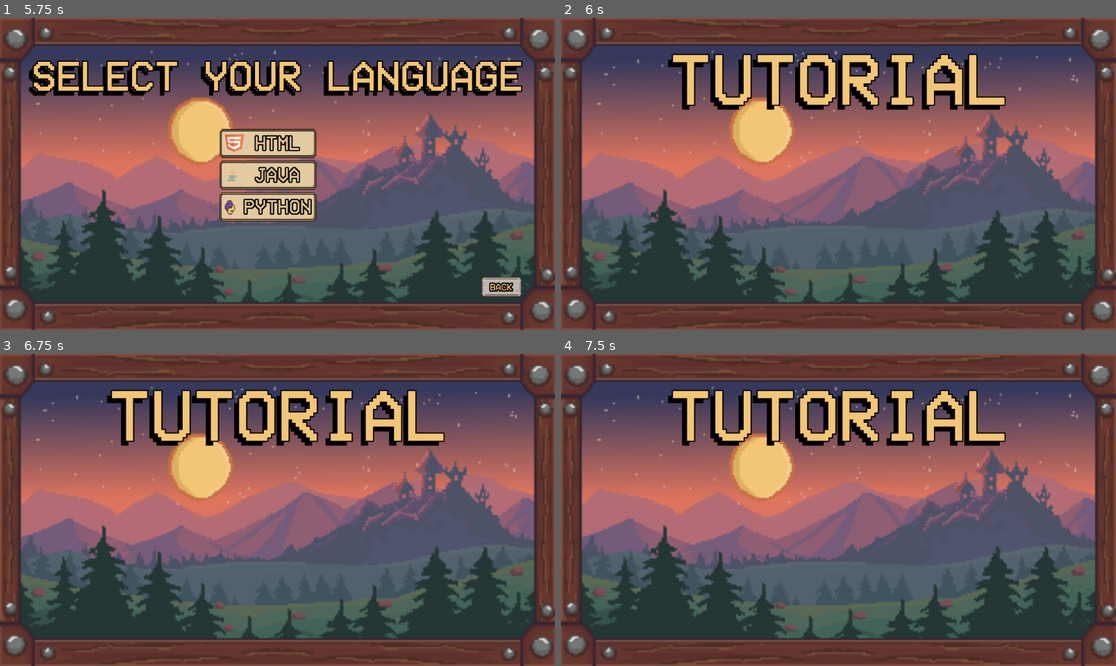
Above: before the commit, frames 1-4 (two rows, left to right).
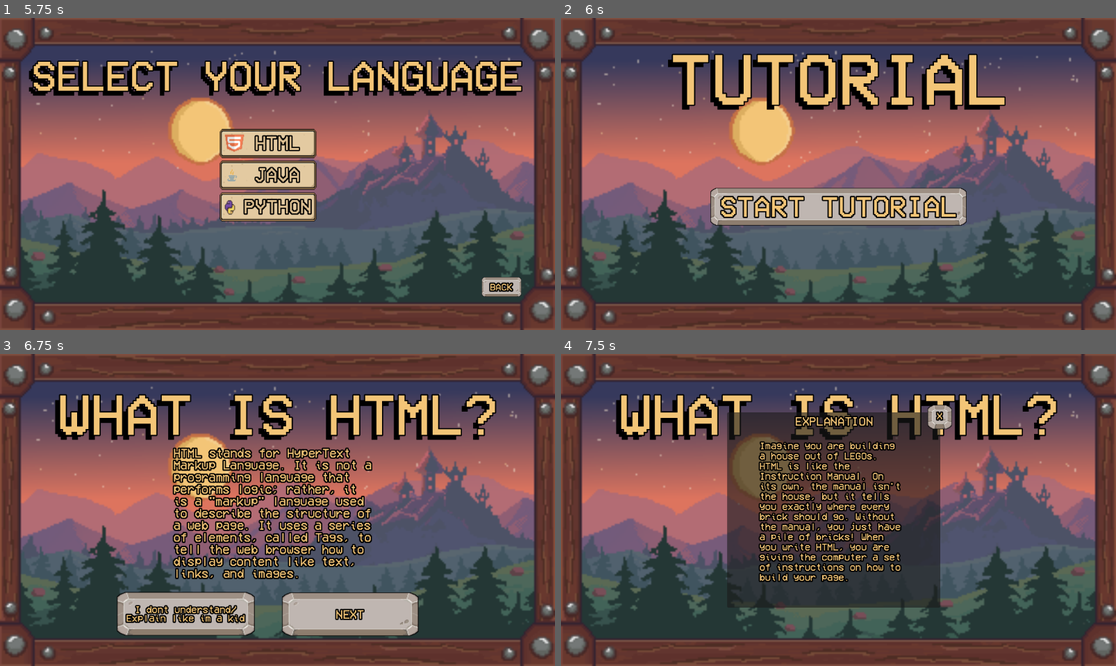
Above: after the commit, the same moments.

Repository: Russ211514/codearena
Game: Godot game, scene res://Scenes/Menu.tscn
Same seed, same stepped clock (60 frames per second), same inputs: the game is played once before the commit and once after it.
Inputs (mouse positions are in pixels of both pictures, inside the frame that each line leads up to):
- Up to frame 1 (5.75 s): click "PLAY" at 0.5 s; click "PVP BATTLE" at 1.25 s; click "PVP BATTLE" at 2 s; click "PVP BATTLE" at 2.75 s; click "BACK" at 3.5 s; click "PLAY" at 4.25 s; click "TUTORIAL" at 5 s
- Up to frame 2 (6 s): click "HTML" at 5.75 s
- Up to frame 3 (6.75 s): click (277, 541) at 6.5 s, where only the run after the commit has a clickable "START TUTORIAL"
- Up to frame 4 (7.5 s): click (744, 612) at 7.25 s, where only the run after the commit has a clickable "I dont understand/Explain lik…"

Frame 1 is identical in both runs. In frame 2, 5.6% of the frame differs, in the area x 26-74%, y 54-67%; in frame 3, 25%; in frame 4, 30%, in the area x 9-90%, y 11-82%.

Commit message:
ewan ko na pang ilan

Diff:
--- a/Scenes/Html tutorial.tscn
+++ b/Scenes/Html tutorial.tscn
@@ -1,10 +1,20 @@
-[gd_scene load_steps=4 format=3 uid="uid://dnbv0choy2tv4"]
+[gd_scene load_steps=7 format=3 uid="uid://dnbv0choy2tv4"]
 
+[ext_resource type="Script" uid="uid://g0oqdpm7dx3b" path="res://Scenes/html_tutorial.gd" id="1_etwry"]
 [ext_resource type="Texture2D" uid="uid://cchw0nrt5a14n" path="res://Art Assets/bground.png" id="1_hymq0"]
 [ext_resource type="FontFile" uid="uid://ctac5wch5ukxl" path="res://Art Assets/VCR_OSD_MONO_1.001.ttf" id="2_cuv4i"]
+[ext_resource type="Texture2D" uid="uid://buv67q5krfss" path="res://Art Assets/stonebutton.png" id="3_cuv4i"]
 
 [sub_resource type="StyleBoxTexture" id="StyleBoxTexture_etwry"]
 texture = ExtResource("1_hymq0")
+
+[sub_resource type="StyleBoxTexture" id="StyleBoxTexture_27kcv"]
+texture = ExtResource("3_cuv4i")
+texture_margin_left = 20.0
+texture_margin_top = 10.0
+texture_margin_right = 20.0
+texture_margin_bottom = 15.0
+region_rect = Rect2(67.867714, 53.897186, 184.20135, 72.21155)
 
 [node name="Control" type="Control"]
 layout_mode = 3
@@ -13,6 +23,7 @@
 anchor_bottom = 1.0
 grow_horizontal = 2
 grow_vertical = 2
+script = ExtResource("1_etwry")
 
 [node name="Panel" type="Panel" parent="."]
 layout_mode = 1
@@ -48,3 +59,28 @@
 text = "TUTORIAL"
 horizontal_alignment = 1
 vertical_alignment = 1
+
+[node name="Start" type="Button" parent="."]
+layout_mode = 1
+anchors_preset = 8
+anchor_left = 0.5
+anchor_top = 0.5
+anchor_right = 0.5
+anchor_bottom = 0.5
+offset_left = -184.0
+offset_top = 37.0
+offset_right = 184.0
+offset_bottom = 98.0
+grow_horizontal = 2
+grow_vertical = 2
+theme_override_colors/font_color = Color(0.9529412, 0.77254903, 0.46666667, 1)
+theme_override_constants/outline_size = 10
+theme_override_fonts/font = ExtResource("2_cuv4i")
+theme_override_font_sizes/font_size = 60
+theme_override_styles/normal = SubResource("StyleBoxTexture_27kcv")
+theme_override_styles/pressed = SubResource("StyleBoxTexture_27kcv")
+theme_override_styles/hover = SubResource("StyleBoxTexture_27kcv")
+theme_override_styles/disabled = SubResource("StyleBoxTexture_27kcv")
+text = "START TUTORIAL"
+
+[connection signal="pressed" from="Start" to="." method="_on_start_pressed"]
--- /dev/null
+++ b/Scenes/html tutorial start.tscn
@@ -0,0 +1,198 @@
+[gd_scene load_steps=9 format=3 uid="uid://cyjqcqrgk7kxl"]
+
+[ext_resource type="Script" uid="uid://dgkwol6ombicp" path="res://Scenes/html_tutorial_start.gd" id="1_fkr6r"]
+[ext_resource type="Texture2D" uid="uid://cchw0nrt5a14n" path="res://Art Assets/bground.png" id="1_wei65"]
+[ext_resource type="FontFile" uid="uid://ctac5wch5ukxl" path="res://Art Assets/VCR_OSD_MONO_1.001.ttf" id="2_fkr6r"]
+[ext_resource type="Texture2D" uid="uid://buv67q5krfss" path="res://Art Assets/stonebutton.png" id="3_m0w1t"]
+
+[sub_resource type="StyleBoxTexture" id="StyleBoxTexture_jk3e3"]
+texture = ExtResource("1_wei65")
+
+[sub_resource type="StyleBoxTexture" id="StyleBoxTexture_6rtt2"]
+texture = ExtResource("3_m0w1t")
+expand_margin_left = 15.0
+expand_margin_right = 15.0
+region_rect = Rect2(67.68807, 53.68726, 184.39017, 72.433304)
+
+[sub_resource type="StyleBoxTexture" id="StyleBoxTexture_m0w1t"]
+texture = ExtResource("3_m0w1t")
+expand_margin_left = 20.0
+expand_margin_top = 10.0
+expand_margin_right = 20.0
+expand_margin_bottom = 10.0
+region_rect = Rect2(67.79819, 53.921593, 184.30623, 72.180504)
+
+[sub_resource type="StyleBoxTexture" id="StyleBoxTexture_l4boh"]
+texture = ExtResource("3_m0w1t")
+texture_margin_left = 20.0
+texture_margin_top = 10.0
+texture_margin_right = 20.0
+texture_margin_bottom = 15.0
+region_rect = Rect2(67.177315, 53.123344, 185.42703, 73.555244)
+
+[node name="Control" type="Control"]
+layout_mode = 3
+anchors_preset = 15
+anchor_right = 1.0
+anchor_bottom = 1.0
+grow_horizontal = 2
+grow_vertical = 2
+script = ExtResource("1_fkr6r")
+
+[node name="bg" type="Panel" parent="."]
+layout_mode = 1
+anchors_preset = 15
+anchor_right = 1.0
+anchor_bottom = 1.0
+grow_horizontal = 2
+grow_vertical = 2
+theme_override_styles/panel = SubResource("StyleBoxTexture_jk3e3")
+
+[node name="Label" type="Label" parent="."]
+layout_mode = 1
+anchors_preset = 8
+anchor_left = 0.5
+anchor_top = 0.5
+anchor_right = 0.5
+anchor_bottom = 0.5
+offset_left = -515.5
+offset_top = -269.0
+offset_right = 515.5
+offset_bottom = -137.0
+grow_horizontal = 2
+grow_vertical = 2
+theme_override_colors/font_color = Color(0.9529412, 0.77254903, 0.46666667, 1)
+theme_override_colors/font_shadow_color = Color(0, 0, 0, 1)
+theme_override_colors/font_outline_color = Color(0, 0, 0, 1)
+theme_override_constants/shadow_offset_x = -10
+theme_override_constants/shadow_offset_y = 10
+theme_override_constants/outline_size = 10
+theme_override_constants/shadow_outline_size = 1
+theme_override_fonts/font = ExtResource("2_fkr6r")
+theme_override_font_sizes/font_size = 120
+text = "WHAT IS HTML?"
+horizontal_alignment = 1
+vertical_alignment = 1
+
+[node name="Question" type="Label" parent="."]
+layout_mode = 1
+anchors_preset = 8
+anchor_left = 0.5
+anchor_top = 0.5
+anchor_right = 0.5
+anchor_bottom = 0.5
+offset_left = -216.0
+offset_top = -130.0
+offset_right = 216.0
+offset_bottom = 161.55646
+grow_horizontal = 2
+grow_vertical = 2
+theme_override_colors/font_color = Color(0.9529412, 0.77254903, 0.46666667, 1)
+theme_override_constants/outline_size = 10
+theme_override_fonts/font = ExtResource("2_fkr6r")
+theme_override_font_sizes/font_size = 25
+text = "HTML stands for HyperText Markup Language. It is not a programming language that performs logic; rather, it is a \"markup\" language used to describe the structure of a web page. It uses a series of elements, called Tags, to tell the web browser how to display content like text, links, and images."
+autowrap_mode = 2
+
+[node name="Understand" type="Button" parent="."]
+layout_mode = 0
+offset_left = 257.0
+offset_top = 494.0
+offset_right = 514.0
+offset_bottom = 585.05145
+theme_override_colors/font_color = Color(0.9529412, 0.77254903, 0.46666667, 1)
+theme_override_constants/outline_size = 10
+theme_override_fonts/font = ExtResource("2_fkr6r")
+theme_override_font_sizes/font_size = 20
+theme_override_styles/normal = SubResource("StyleBoxTexture_6rtt2")
+theme_override_styles/pressed = SubResource("StyleBoxTexture_6rtt2")
+theme_override_styles/hover = SubResource("StyleBoxTexture_6rtt2")
+theme_override_styles/disabled = SubResource("StyleBoxTexture_6rtt2")
+text = "I dont understand/Explain like im a kid"
+autowrap_mode = 2
+
+[node name="Next" type="Button" parent="."]
+layout_mode = 0
+offset_left = 605.0
+offset_top = 505.0
+offset_right = 849.0
+offset_bottom = 576.0
+theme_override_colors/font_color = Color(0.9529412, 0.77254903, 0.46666667, 1)
+theme_override_constants/outline_size = 10
+theme_override_fonts/font = ExtResource("2_fkr6r")
+theme_override_font_sizes/font_size = 25
+theme_override_styles/normal = SubResource("StyleBoxTexture_m0w1t")
+theme_override_styles/pressed = SubResource("StyleBoxTexture_m0w1t")
+theme_override_styles/hover = SubResource("StyleBoxTexture_m0w1t")
+theme_override_styles/disabled = SubResource("StyleBoxTexture_m0w1t")
+text = "NEXT"
+
+[node name="Explanation" type="Panel" parent="."]
+layout_mode = 1
+anchors_preset = 8
+anchor_left = 0.5
+anchor_top = 0.5
+anchor_right = 0.5
+anchor_bottom = 0.5
+offset_left = -231.0
+offset_top = -203.0
+offset_right = 211.0
+offset_bottom = 203.0
+grow_horizontal = 2
+grow_vertical = 2
+
+[node name="Label" type="Label" parent="Explanation"]
+layout_mode = 1
+anchors_preset = 5
+anchor_left = 0.5
+anchor_right = 0.5
+offset_left = -80.5
+offset_top = 7.0
+offset_right = 80.5
+offset_bottom = 30.0
+grow_horizontal = 2
+theme_override_colors/font_color = Color(0.9529412, 0.77254903, 0.46666667, 1)
+theme_override_constants/outline_size = 10
+theme_override_fonts/font = ExtResource("2_fkr6r")
+theme_override_font_sizes/font_size = 25
+text = "EXPLANATION"
+
+[node name="X button" type="Button" parent="Explanation"]
+layout_mode = 0
+offset_left = 415.0
+offset_top = -16.0
+offset_right = 467.0
+offset_bottom = 36.0
+theme_override_colors/font_color = Color(0.9529412, 0.77254903, 0.46666667, 1)
+theme_override_constants/outline_size = 10
+theme_override_fonts/font = ExtResource("2_fkr6r")
+theme_override_font_sizes/font_size = 20
+theme_override_styles/normal = SubResource("StyleBoxTexture_l4boh")
+theme_override_styles/pressed = SubResource("StyleBoxTexture_l4boh")
+theme_override_styles/hover = SubResource("StyleBoxTexture_l4boh")
+theme_override_styles/disabled = SubResource("StyleBoxTexture_l4boh")
+text = "X"
+
+[node name="simple explanation" type="Label" parent="Explanation"]
+layout_mode = 1
+anchors_preset = 8
+anchor_left = 0.5
+anchor_top = 0.5
+anchor_right = 0.5
+anchor_bottom = 0.5
+offset_left = -154.0
+offset_top = -143.0
+offset_right = 154.0
+offset_bottom = 171.05264
+grow_horizontal = 2
+grow_vertical = 2
+theme_override_colors/font_color = Color(0.9529412, 0.77254903, 0.46666667, 1)
+theme_override_constants/outline_size = 10
+theme_override_fonts/font = ExtResource("2_fkr6r")
+theme_override_font_sizes/font_size = 20
+text = "Imagine you are building a house out of LEGOs. HTML is like the Instruction Manual. On its own, the manual isn't the house, but it tells you exactly where every brick should go. Without the manual, you just have a pile of bricks! When you write HTML, you are giving the computer a set of instructions on how to build your page."
+autowrap_mode = 2
+
+[connection signal="pressed" from="Understand" to="." method="_on_understand_pressed"]
+[connection signal="pressed" from="Next" to="." method="_on_next_pressed"]
+[connection signal="pressed" from="Explanation/X button" to="." method="_on_x_button_pressed"]
--- /dev/null
+++ b/Scenes/html_tutorial.gd
@@ -0,0 +1,4 @@
+extends Control
+
+func _on_start_pressed() -> void:
+	get_tree().change_scene_to_file("res://Scenes/html tutorial start.tscn")
--- /dev/null
+++ b/Scenes/html_tutorial_start.gd
@@ -0,0 +1,24 @@
+extends Control
+
+@onready var explanation: Panel = $Explanation
+@onready var question: Label = $Question
+@onready var understand: Button = $Understand
+@onready var next: Button = $Next
+
+func _ready() -> void:
+	explanation.visible = false
+	question.visible = true
+	understand.visible = true
+	next.visible = true
+
+func _on_understand_pressed() -> void:
+	explanation.visible = true
+	question.visible = false
+	understand.visible = false
+	next.visible = false
+
+func _on_x_button_pressed() -> void:
+	_ready()
+
+func _on_next_pressed() -> void:
+	get_tree().change_scene_to_file("res://Scenes/mini html quiz.tscn")
--- /dev/null
+++ b/Scenes/mini html quiz.tscn
@@ -0,0 +1,55 @@
+[gd_scene load_steps=4 format=3 uid="uid://2wh7m6d51njo"]
+
+[ext_resource type="Texture2D" uid="uid://cchw0nrt5a14n" path="res://Art Assets/bground.png" id="1_84ik8"]
+[ext_resource type="FontFile" uid="uid://ctac5wch5ukxl" path="res://Art Assets/VCR_OSD_MONO_1.001.ttf" id="2_bauc0"]
+
+[sub_resource type="StyleBoxTexture" id="StyleBoxTexture_6cj6c"]
+texture = ExtResource("1_84ik8")
+
+[node name="Control" type="Control"]
+layout_mode = 3
+anchors_preset = 15
+anchor_right = 1.0
+anchor_bottom = 1.0
+grow_horizontal = 2
+grow_vertical = 2
+
+[node name="bg" type="Panel" parent="."]
+layout_mode = 1
+anchors_preset = 15
+anchor_right = 1.0
+anchor_bottom = 1.0
+grow_horizontal = 2
+grow_vertical = 2
+theme_override_styles/panel = SubResource("StyleBoxTexture_6cj6c")
+
+[node name="Label" type="Label" parent="."]
+layout_mode = 1
+anchors_preset = 8
+anchor_left = 0.5
+anchor_top = 0.5
+anchor_right = 0.5
+anchor_bottom = 0.5
+offset_left = -515.5
+offset_top = -269.0
+offset_right = 515.5
+offset_bottom = -137.0
+grow_horizontal = 2
+grow_vertical = 2
+theme_override_colors/font_color = Color(0.9529412, 0.77254903, 0.46666667, 1)
+theme_override_colors/font_shadow_color = Color(0, 0, 0, 1)
+theme_override_colors/font_outline_color = Color(0, 0, 0, 1)
+theme_override_constants/shadow_offset_x = -10
+theme_override_constants/shadow_offset_y = 10
+theme_override_constants/outline_size = 10
+theme_override_constants/shadow_outline_size = 1
+theme_override_fonts/font = ExtResource("2_bauc0")
+theme_override_font_sizes/font_size = 120
+text = "MINI QUIZ"
+horizontal_alignment = 1
+vertical_alignment = 1
+
+[node name="Label2" type="Label" parent="."]
+layout_mode = 0
+offset_right = 40.0
+offset_bottom = 23.0
Not shown, added: Scenes/html_tutorial.gd.uid
Not shown, added: Scenes/html_tutorial_start.gd.uid
